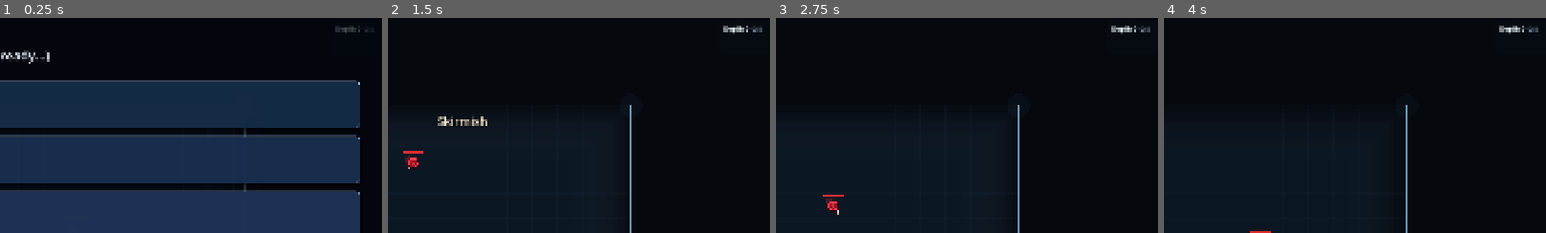
Above: before the commit, frames 1-4 (left to right).
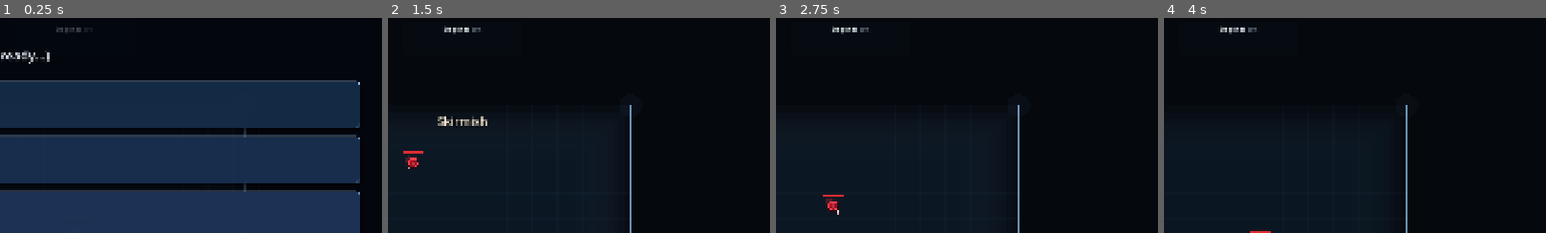
Above: after the commit, the same moments.

Repository: Excellund/AbyssalDescent
Game: Godot game, scene res://scenes/Main.tscn
Two runs of this game, one before a commit and one after it. Both use one fixed random seed, a clock stepped at 60 frames per second and the inputs below. Sound files missing from this copy of the repository are replaced by a short silence.
Inputs (mouse positions are % of the whole screen's width and height, from its top left):
- Up to frame 1 (0.25 s): no input
- Up to frame 2 (1.5 s): tap A (move_left) at 0.5 s; move the mouse to (72, 45) at 0.52 s; hold D (move_right) 0.53-1.28 s; click (72, 45) at 0.6 s; move the mouse to (30, 55) at 1.27 s; hold S (move_down) from 1.28 s (still down); tap Space (dash) at 1.35 s
- Up to frame 3 (2.75 s): move the mouse to (60, 28) at 2.02 s; release S (move_down) at 2.03 s; hold D (move_right) from 2.03 s (still down); tap E (interact) at 2.1 s
- Up to frame 4 (4 s): move the mouse to (45, 70) at 2.77 s; release D (move_right) at 2.78 s; hold W (move_up) 2.78-3.53 s; click (45, 70) at 2.85 s; move the mouse to (80, 65) at 3.52 s; hold A (move_left) from 3.53 s (still down); tap Space (dash) at 3.6 s
The pictures show only the part of the screen within x 40-90%, y 0-50%; the shares and areas given below are measured in that part.

The runs differ from the first frame. In frame 1, 0.3% of the frame differs, in the area x 14-97%, y 3-7%; in frame 2, 0.4%, in the area x 14-98%, y 3-8%; in frame 3, 0.4%; in frame 4, 0.4%.

Commit message:
Refine HUD layout and door prompts

Diff:
--- a/scripts/world_generator.gd
+++ b/scripts/world_generator.gd
@@ -547,8 +547,8 @@
 	layer.add_child(status_panel)
 
 	status_label = RichTextLabel.new()
-	status_label.position = Vector2(10.0, 8.0)
-	status_label.custom_minimum_size = Vector2(282.0, 34.0)
+	status_label.position = Vector2(0.0, 8.0)
+	status_label.custom_minimum_size = Vector2(302.0, 34.0)
 	status_label.bbcode_enabled = true
 	status_label.fit_content = true
 	status_label.scroll_active = false
@@ -570,6 +570,8 @@
 	status_mutator_label = Label.new()
 	status_mutator_label.position = Vector2(34.0, 39.0)
 	status_mutator_label.custom_minimum_size = Vector2(256.0, 24.0)
+	status_mutator_label.horizontal_alignment = HORIZONTAL_ALIGNMENT_LEFT
+	status_mutator_label.vertical_alignment = VERTICAL_ALIGNMENT_CENTER
 	status_mutator_label.add_theme_font_size_override("font_size", 16)
 	status_mutator_label.add_theme_color_override("font_color", Color(0.86, 0.94, 1.0, 0.96))
 	status_mutator_label.add_theme_color_override("font_shadow_color", Color(0.02, 0.04, 0.06, 0.92))
@@ -724,21 +726,27 @@
 func _layout_hud_panels() -> void:
 	var viewport_size := get_viewport().get_visible_rect().size
 	if status_panel != null:
-		status_panel.position = Vector2(viewport_size.x - 314.0, 12.0)
+		var panel_width := status_panel.size.x
+		if panel_width <= 0.0:
+			panel_width = status_panel.custom_minimum_size.x
+		status_panel.position = Vector2((viewport_size.x - panel_width) * 0.5, 14.0)
 
 func _update_status_panel_text() -> void:
 	if status_label == null:
 		return
 
 	if run_cleared:
-		status_label.text = "[b]Depth %d[/b]\n[color=#A8FFB0]Run Clear[/color]" % room_depth
+		status_label.text = "[center][b]Depth %d[/b]\n[color=#A8FFB0]Run Clear[/color][/center]" % room_depth
 		if status_mutator_icon != null:
 			status_mutator_icon.visible = false
 		if status_mutator_label != null:
 			status_mutator_label.visible = false
 		return
 
-	status_label.text = "[b]Depth %d[/b]  [color=#A5B6C9]%d/%d[/color]" % [room_depth, rooms_cleared, encounter_count]
+	if rooms_cleared >= encounter_count:
+		status_label.text = "[center][b]Depth %d[/b][/center]" % room_depth
+	else:
+		status_label.text = "[center][b]Depth %d[/b]  [color=#A5B6C9]%d/%d[/color][/center]" % [room_depth, rooms_cleared, encounter_count]
 
 	if current_room_enemy_mutator.is_empty():
 		if status_mutator_icon != null:
@@ -762,6 +770,24 @@
 		status_mutator_label.text = mutator_name
 		status_mutator_label.add_theme_color_override("font_color", ui_mutator_color)
 		status_mutator_label.visible = true
+
+	# Center the icon + text group horizontally in the panel.
+	var hud_font := ThemeDB.fallback_font
+	var text_w := 0.0
+	if hud_font != null:
+		text_w = hud_font.get_string_size(mutator_name, HORIZONTAL_ALIGNMENT_LEFT, -1.0, 16).x
+	var icon_visible := (icon_texture != null)
+	var icon_w := 18.0 if icon_visible else 0.0
+	var gap := 6.0 if icon_visible else 0.0
+	var row_w := icon_w + gap + text_w
+	var panel_w := 302.0
+	var start_x := maxf(8.0, (panel_w - row_w) * 0.5)
+	var row_top := 38.0
+	if status_mutator_icon != null:
+		status_mutator_icon.position = Vector2(start_x, row_top + 1.0)
+	if status_mutator_label != null:
+		status_mutator_label.position = Vector2(start_x + icon_w + gap, row_top)
+		status_mutator_label.custom_minimum_size = Vector2(maxf(text_w + 2.0, 60.0), 24.0)
 
 func _build_room_state_text() -> String:
 	if in_boss_room:
@@ -808,21 +834,12 @@
 	return nearest
 
 func _build_door_prompt_text(door: Dictionary) -> String:
-	var label := String(door.get("label", "Unknown Route"))
+	var label := String(door.get("label", "Encounter"))
 	var kind := String(door.get("kind", "encounter"))
-	var icon := String(door.get("icon", ""))
-
 	if kind == "boss":
-		return "%s (Boss)" % label
+		return "Boss Chamber"
 	if kind == "rest":
-		return "%s (Heal + Recover)" % label
-	if icon == "trial":
-		var mutator_name := String(door.get("profile", {}).get("enemy_mutator", {}).get("name", "Trial"))
-		return "%s (%s)" % [label, mutator_name]
-	if icon == "hard":
-		return "%s (Hard Fight)" % label
-	if icon == "easy":
-		return "%s (Skirmish)" % label
+		return "Rest Site"
 	return label
 
 func _draw() -> void:
@@ -888,37 +905,43 @@
 	if font == null:
 		return
 	var door_pos := door.get("position", Vector2.ZERO) as Vector2
-	var prompt_text := "[E]  " + _build_door_prompt_name(door)
-	var font_size := 20
-	var text_size := font.get_string_size(prompt_text, HORIZONTAL_ALIGNMENT_LEFT, -1.0, font_size)
-	var plate_w := clampf(text_size.x + 38.0, 176.0, 420.0)
-	var plate_h := 34.0
+	var door_color := door.get("color", Color(0.78, 0.9, 1.0, 1.0)) as Color
+	var info_text := _build_door_prompt_text(door)
+	var action_text := "[E] Enter"
+	var action_font_size := 13
+	var info_font_size := 17
+	var action_size := font.get_string_size(action_text, HORIZONTAL_ALIGNMENT_LEFT, -1.0, action_font_size)
+	var info_size := font.get_string_size(info_text, HORIZONTAL_ALIGNMENT_LEFT, -1.0, info_font_size)
+	var plate_w := clampf(maxf(action_size.x, info_size.x) + 52.0, 210.0, 460.0)
+	var plate_h := 56.0
+	var radius := plate_h * 0.5
 	var plate_x := door_pos.x - plate_w * 0.5
-	var plate_y := door_pos.y - 78.0
-	var radius := plate_h * 0.5
-	var door_color := door.get("color", Color(0.78, 0.9, 1.0, 1.0)) as Color
-
-	# Soft capsule glow
-	var glow_color := Color(door_color.r, door_color.g, door_color.b, 0.2)
-	draw_circle(Vector2(plate_x + radius, plate_y + radius), radius + 4.0, glow_color)
-	draw_circle(Vector2(plate_x + plate_w - radius, plate_y + radius), radius + 4.0, glow_color)
-	draw_rect(Rect2(Vector2(plate_x + radius, plate_y - 4.0), Vector2(plate_w - radius * 2.0, plate_h + 8.0)), glow_color, true)
-
-	# Main capsule plate
-	var plate_fill := Color(0.04, 0.07, 0.12, 0.8)
-	draw_circle(Vector2(plate_x + radius, plate_y + radius), radius, plate_fill)
-	draw_circle(Vector2(plate_x + plate_w - radius, plate_y + radius), radius, plate_fill)
-	draw_rect(Rect2(Vector2(plate_x + radius, plate_y), Vector2(plate_w - radius * 2.0, plate_h)), plate_fill, true)
-
-	# Accent strip
-	var accent := Color(door_color.r, door_color.g, door_color.b, 0.62)
-	draw_line(Vector2(plate_x + 12.0, plate_y + plate_h - 5.0), Vector2(plate_x + plate_w - 12.0, plate_y + plate_h - 5.0), accent, 1.6)
-
-	# Centered text
-	var text_max_width := plate_w
-	var text_pos := Vector2(plate_x, plate_y + 24.0)
-	draw_string(font, text_pos + Vector2(1.0, 1.0), prompt_text, HORIZONTAL_ALIGNMENT_CENTER, text_max_width, font_size, Color(0.0, 0.0, 0.0, 0.58))
-	draw_string(font, text_pos, prompt_text, HORIZONTAL_ALIGNMENT_CENTER, text_max_width, font_size, Color(1.0, 1.0, 1.0, 0.99))
+	var plate_y := door_pos.y - 100.0
+	var fill := Color(0.035, 0.055, 0.09, 0.88)
+	var glow := Color(door_color.r, door_color.g, door_color.b, 0.16)
+	var border := Color(door_color.r, door_color.g, door_color.b, 0.68)
+	# Glow
+	draw_circle(Vector2(plate_x + radius, plate_y + radius), radius + 5.0, glow)
+	draw_circle(Vector2(plate_x + plate_w - radius, plate_y + radius), radius + 5.0, glow)
+	draw_rect(Rect2(Vector2(plate_x + radius, plate_y - 5.0), Vector2(plate_w - radius * 2.0, plate_h + 10.0)), glow, true)
+	# Capsule fill
+	draw_circle(Vector2(plate_x + radius, plate_y + radius), radius, fill)
+	draw_circle(Vector2(plate_x + plate_w - radius, plate_y + radius), radius, fill)
+	draw_rect(Rect2(Vector2(plate_x + radius, plate_y), Vector2(plate_w - radius * 2.0, plate_h)), fill, true)
+	# Border
+	draw_arc(Vector2(plate_x + radius, plate_y + radius), radius, PI * 0.5, PI * 1.5, 22, border, 1.6)
+	draw_arc(Vector2(plate_x + plate_w - radius, plate_y + radius), radius, -PI * 0.5, PI * 0.5, 22, border, 1.6)
+	draw_line(Vector2(plate_x + radius, plate_y), Vector2(plate_x + plate_w - radius, plate_y), border, 1.6)
+	draw_line(Vector2(plate_x + radius, plate_y + plate_h), Vector2(plate_x + plate_w - radius, plate_y + plate_h), border, 1.6)
+	# Divider
+	draw_line(Vector2(plate_x + radius * 0.6, plate_y + 22.0), Vector2(plate_x + plate_w - radius * 0.6, plate_y + 22.0), Color(door_color.r, door_color.g, door_color.b, 0.32), 1.0)
+	# Text
+	var text_shadow := Color(0.0, 0.0, 0.0, 0.56)
+	var text_color := Color(0.95, 0.98, 1.0, 0.98)
+	draw_string(font, Vector2(plate_x, plate_y + 17.0) + Vector2(1.0, 1.0), action_text, HORIZONTAL_ALIGNMENT_CENTER, plate_w, action_font_size, text_shadow)
+	draw_string(font, Vector2(plate_x, plate_y + 17.0), action_text, HORIZONTAL_ALIGNMENT_CENTER, plate_w, action_font_size, text_color)
+	draw_string(font, Vector2(plate_x, plate_y + 46.0) + Vector2(1.0, 1.0), info_text, HORIZONTAL_ALIGNMENT_CENTER, plate_w, info_font_size, text_shadow)
+	draw_string(font, Vector2(plate_x, plate_y + 46.0), info_text, HORIZONTAL_ALIGNMENT_CENTER, plate_w, info_font_size, text_color)
 
 func _build_door_prompt_name(door: Dictionary) -> String:
 	var kind := String(door.get("kind", "encounter"))
